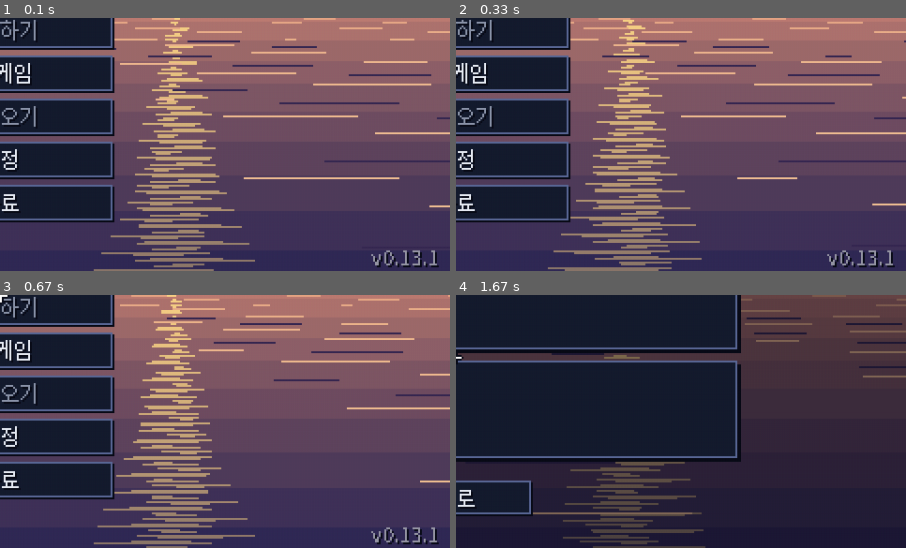
Above: before the commit, frames 1-4 (two rows, left to right).
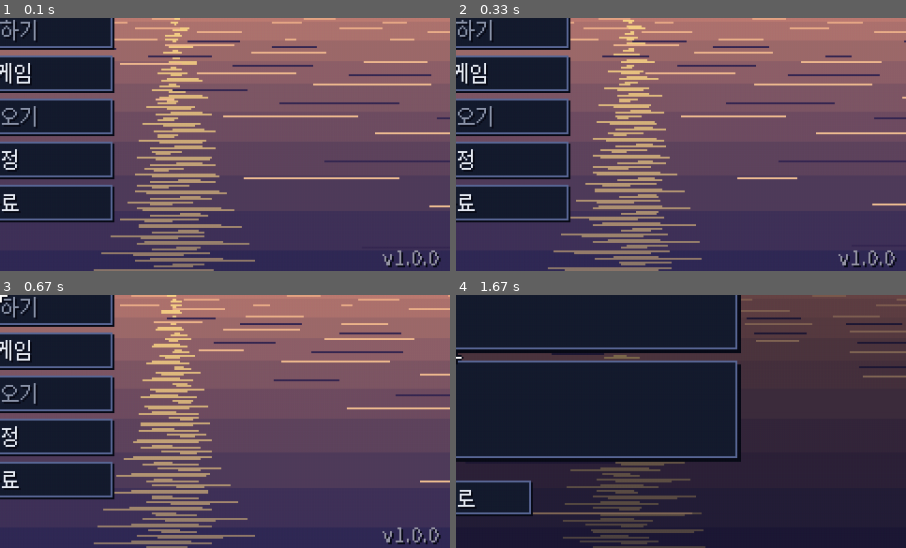
Above: after the commit, the same moments.

Repository: sinsiu60/fishingplanet
Game: pygame game, started from main.py
Same seed, same stepped clock (60 frames per second), same inputs: the game is played once before the commit and once after it.
Inputs (mouse positions are % of the whole screen's width and height, from its top left):
- Up to frame 1 (0.1 s): no input
- Up to frame 2 (0.33 s): no input
- Up to frame 3 (0.67 s): click (50, 50) at 0.38 s
- Up to frame 4 (1.67 s): click (14, 47) at 1.22 s; click (50, 62) at 1.55 s
The pictures show only the part of the screen within x 50-100%, y 50-100%; the shares and areas given below are measured in that part.

The runs differ from the first frame. In frame 1, 0.5% of the frame differs, in the area x 82-98%, y 91-99%; in frame 2, 0.5%; in frame 3, 0.5%; in frame 4, nothing differs.

Commit message:
Release 1.0.0: content expansion (villages, travel cutscenes, seasons, weather events, dex stars, mastery, fish prints)
Co-Authored-By: Claude Opus 5.5 <noreply@anthropic.com>
Claude-Session: https://claude.ai/code/session_01XkZZxEWm7K26sk4a4EAFMF

Diff:
--- a/dist_readme.txt
+++ b/dist_readme.txt
@@ -1,4 +1,4 @@
-미니 피싱 (Mini Fishing) v0.13.1
+미니 피싱 (Mini Fishing) v1.0.0
 ================
 
 실행: MiniFishing.exe 를 더블클릭하세요. (Python 설치 필요 없음)
--- a/src/version.py
+++ b/src/version.py
@@ -1,2 +1,2 @@
 """게임 버전 (릴리즈 태그 v<VERSION>, buildozer.spec version 과 같게)."""
-VERSION = "0.13.1"
+VERSION = "1.0.0"
Not shown, changed: RELEASE_NOTES.md
Not shown, changed: buildozer.spec
